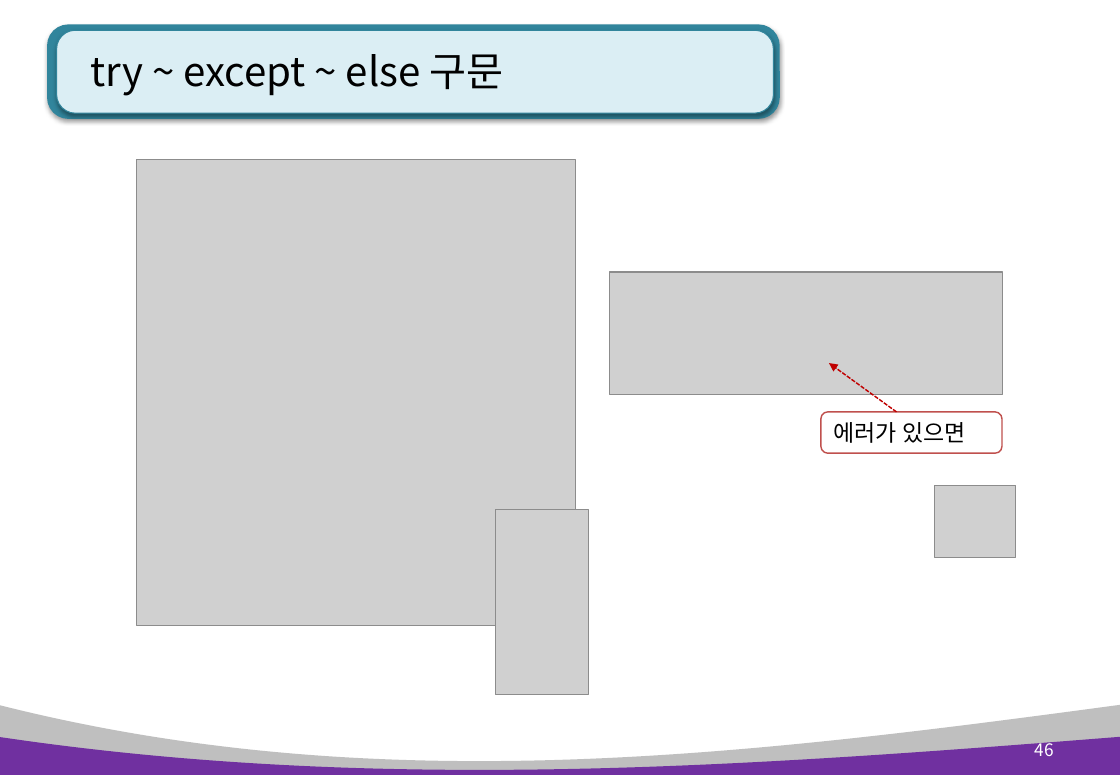
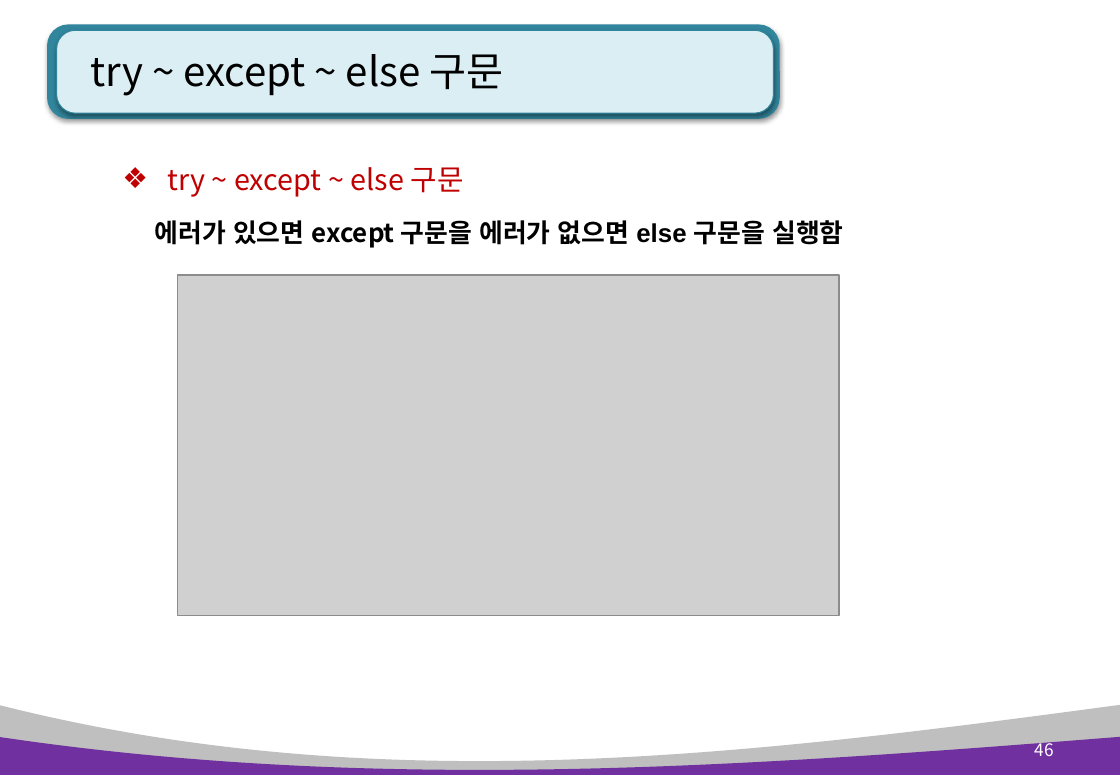
Before and after one commit to kiyongee2/green_project_web, a slide deck: slide 46 of python_ppt/Python 8장. 예외처리, 파일입출력.pptx. Drawn at 1120x775 pixels with LibreOffice and Linux fonts; fonts in the diff are those of the drawing; grey boxes stand for pictures. Boxes give left, top, right and bottom in pixels: in the first picture for what was removed or moved away, otherwise in the second. Text is boxed around its words. In the diff, an @@ line names an element or a change of style, - is before the commit and + after.

Commit message:
try~except, web

```diff
--- a/python_ppt/Python 8장. 예외처리, 파일입출력.pptx
+++ b/python_ppt/Python 8장. 예외처리, 파일입출력.pptx
@@ picture removed at bbox=[137, 160, 575, 627] @@
@@ text added at bbox=[155, 167, 843, 248], 18 pt, text #000000, bold @@
+❖ try ~ except ~ else 구문
+에러가 있으면 except 구문을 에러가 없으면 else 구문을 실행함
@@ picture added at bbox=[178, 275, 840, 615] @@
@@ picture removed at bbox=[609, 272, 1002, 394] @@
@@ arrow removed from (897, 413) to (829, 363) @@
@@ rounded rectangle removed at bbox=[821, 413, 1002, 454] @@
-에러가 있으면
@@ picture removed at bbox=[935, 485, 1016, 557] @@
@@ picture removed at bbox=[495, 510, 588, 695] @@
```
Also in this commit, not shown: 6 other slides changed, 3 slides added, 1 slide removed, 3 other files.
